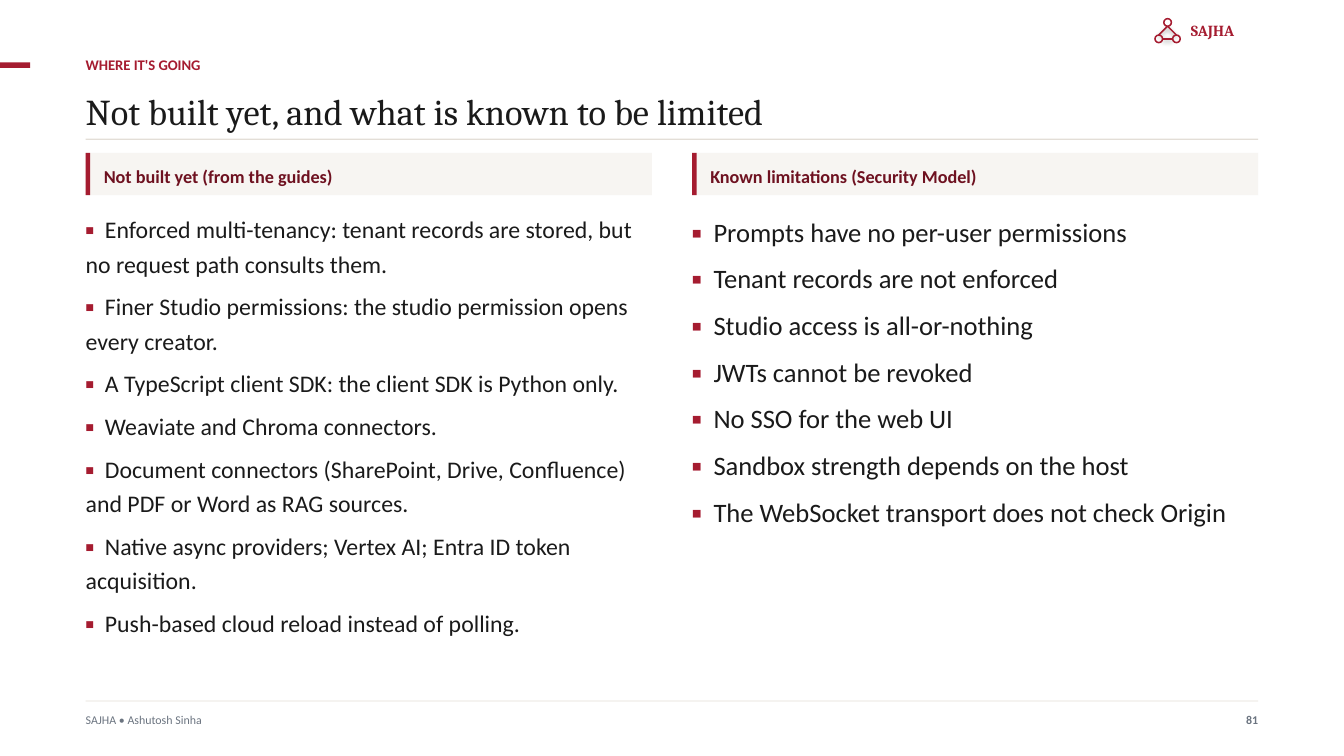
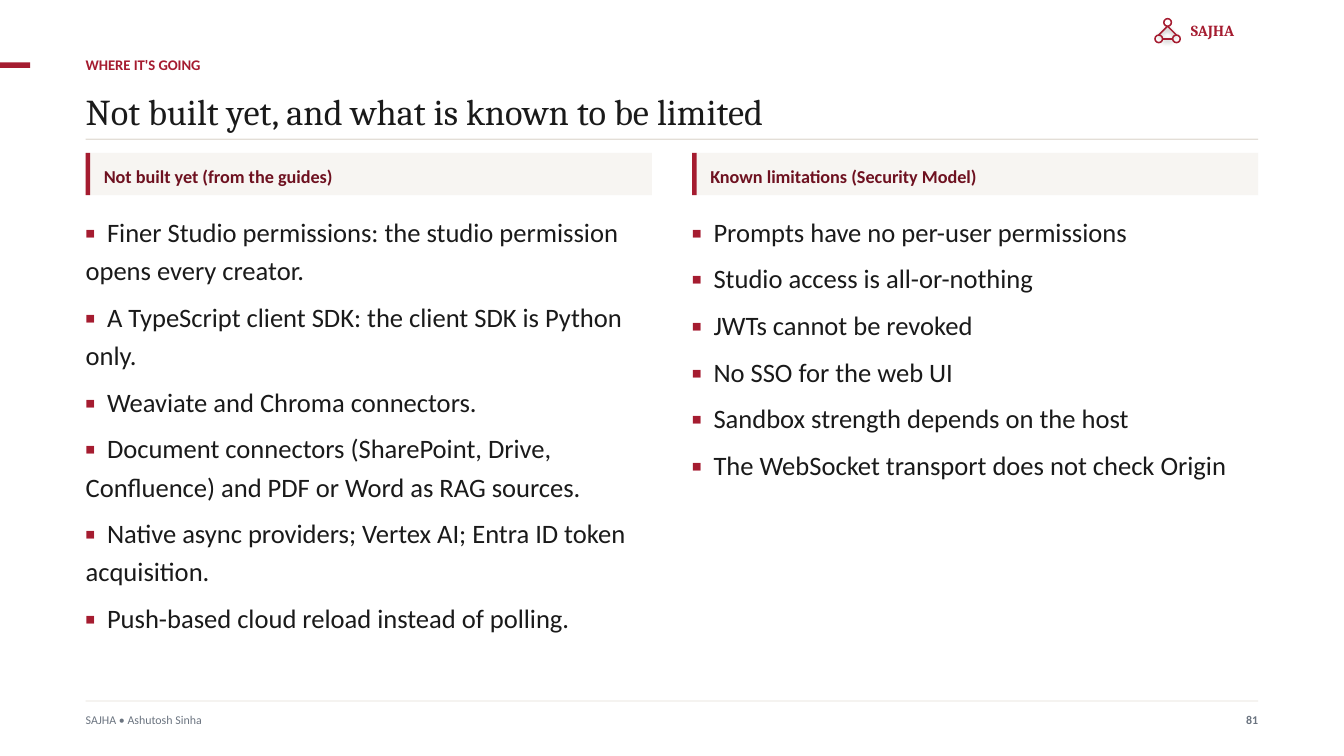
Before and after one commit to ajsinha/sajhamcpserver, a slide deck: slide 81 of docs/publications/SAJHA-MCP-Server.pptx. Drawn at 1344x756 pixels with LibreOffice and Linux fonts; fonts in the diff are those of the drawing. Boxes give left, top, right and bottom in pixels: in the first picture for what was removed or moved away, otherwise in the second. Text is boxed around its words. In the diff, an @@ line names an element or a change of style, - is before the commit and + after.

```diff
--- a/docs/publications/SAJHA-MCP-Server.pptx
+++ b/docs/publications/SAJHA-MCP-Server.pptx
@@ text at (86, 221, 632, 277): paragraph removed @@
-▪ Enforced multi-tenancy: tenant records are stored, but no request path consults them.
@@ text "▪ Finer Studio permissions: the ..." at (86, 223, 625, 633): size 17 to 19 pt; less space between paragraphs @@
@@ text at (714, 269, 1058, 289): paragraph removed @@
-▪ Tenant records are not enforced
```
Also in this commit, not shown: 9 other slides changed, 26 other files.
